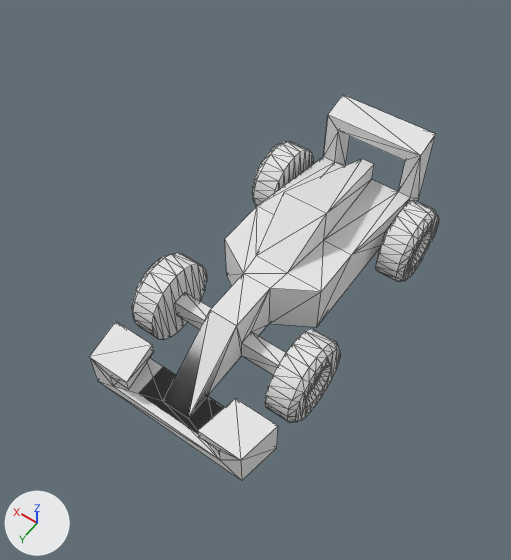
Renders of the OBJ model Assets/Models/carFormula.obj from each side of a commit.
One viewpoint serves both versions: a 50 mm lens placed at (-1.23, 1.9, 3.09), pointed at (0.06, 0.1, 0.26). Lighting does not change. The marker at lower left points along +X, +Y and +Z. Mesh edges are drawn as thin lines. Where no turn or scale is listed for an object, it has been applied to the vertices.

Objects in the first picture: 'wheelBackLeft_2'.
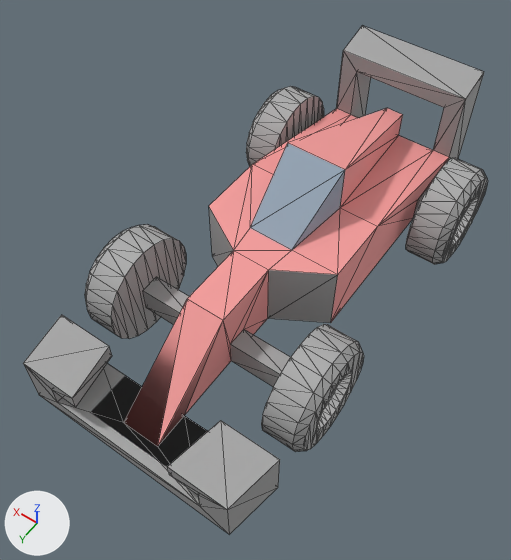
Edits to the bpy script that builds the scene:
```text
Change mat_wheelcover:
    mat_wheelcover.base_color: (0.8, 0.8, 0.8) -> (0.827, 0.827, 0.827)  # white #e7e7e7 -> white #ebebeb
    mat_wheelcover.roughness: 1.0 -> 0.693
Change mat_cartire:
    mat_cartire.base_color: (0.8, 0.8, 0.8) -> (0.412, 0.412, 0.412)  # white #e7e7e7 -> grey #acacac
    mat_cartire.roughness: 1.0 -> 0.693
Change mat_glass:
    mat_glass.base_color: (0.8, 0.8, 0.8) -> (0.298, 0.376, 0.467)  # white #e7e7e7 -> blue #94a5b6
    mat_glass.roughness: 1.0 -> 0.693
Change mat_paintred:
    mat_paintred.base_color: (0.8, 0.8, 0.8) -> (0.91, 0.333, 0.325)  # white #e7e7e7 -> pink #f59c9a
    mat_paintred.roughness: 1.0 -> 0.693
Change mat_plastic:
    mat_plastic.base_color: (0.8, 0.8, 0.8) -> (0.376, 0.376, 0.376)  # white #e7e7e7 -> grey #a5a5a5
    mat_plastic.roughness: 1.0 -> 0.693
Change mat_paintwhite:
    mat_paintwhite.base_color: (0.8, 0.8, 0.8) -> (0.953, 0.976, 0.961)  # white #e7e7e7 -> white #fafcfb
    mat_paintwhite.roughness: 1.0 -> 0.693
Change me_wheelbackleft_2:
    where me_wheelbackleft_2.from_pydata(...)  # 582 vertices, 1150 faces; spans x -0.5..0.5, y -1.08..0.91, z -0.08..0.57
    me_wheelbackleft_2 part 1: the loose piece of 120 vertices spanning x -0.5..-0.34, y -0.9..-0.46, z -0.08..0.36 is scaled about its middle by 1.27, then moved by (-0.12, -0.19, 0.14)
    me_wheelbackleft_2 part 2: the loose piece of 120 vertices spanning x 0.34..0.5, y 0.15..0.59, z -0.08..0.36 is deleted
    me_wheelbackleft_2 part 3: the loose piece of 120 vertices spanning x 0.34..0.5, y -0.9..-0.46, z -0.07..0.37 is deleted
    me_wheelbackleft_2 part 4: the loose piece of 120 vertices spanning x -0.5..-0.34, y 0.15..0.59, z -0.08..0.36 is deleted
    me_wheelbackleft_2 part 5: the loose piece of 102 vertices spanning x -0.48..0.48, y -1.08..0.91, z 0.0..0.57 is deleted
    remove me_wheelbackleft_2.materials.append(mat_glass)  # white #e7e7e7
    remove me_wheelbackleft_2.materials.append(mat_paintred)  # white #e7e7e7
    remove me_wheelbackleft_2.materials.append(mat_plastic)  # white #e7e7e7
    remove me_wheelbackleft_2.materials.append(mat_paintwhite)  # white #e7e7e7
Add ob_wheelfrontright_2:
    ob_wheelfrontright_2 = bpy.data.objects.new('wheelFrontRight_2', me_wheelfrontright_2)  # 120 vertices, 236 faces; spans x 0.435..0.635, y 0.188..0.748, z 0.007..0.567; in mat_wheelcover (white #ebebeb), mat_cartire (grey #acacac)
    ob_wheelfrontright_2.location = (0.0, 0.0, 0.0)
Add ob_wheelfrontleft_2:
    ob_wheelfrontleft_2 = bpy.data.objects.new('wheelFrontLeft_2', me_wheelfrontleft_2)  # 120 vertices, 236 faces; spans x -0.635..-0.435, y 0.188..0.748, z 0.007..0.567; in mat_wheelcover (white #ebebeb), mat_cartire (grey #acacac)
    ob_wheelfrontleft_2.location = (0.0, 0.0, 0.0)
Add ob_wheelbackright_2:
    ob_wheelbackright_2 = bpy.data.objects.new('wheelBackRight_2', me_wheelbackright_2)  # 120 vertices, 236 faces; spans x 0.435..0.635, y -1.142..-0.582, z 0.016..0.576; in mat_wheelcover (white #ebebeb), mat_cartire (grey #acacac)
    ob_wheelbackright_2.location = (0.0, 0.0, 0.0)
Add ob_body_2:
    ob_body_2 = bpy.data.objects.new('body_2', me_body_2)  # 102 vertices, 206 faces; spans x -0.62..0.62, y -1.37..1.16, z 0.1..0.82; in mat_paintred (pink #f59c9a), mat_glass (blue #94a5b6), mat_plastic (grey #a5a5a5), mat_paintwhite (white #fafcfb)
    ob_body_2.location = (0.0, 0.0, 0.0)
```

Changed parts and their boxes (x1, y1, x2, y2) in the pictures (511 x 560 px; the box of a moved part takes in the faces that stretch with it):
'body_2', added: after (23, 26, 484, 534)
    faces in mat_plastic (grey #a5a5a5): (23, 26, 484, 534)
    faces in mat_paintred (pink #f59c9b): (124, 108, 449, 447)
    faces in mat_glass (blue #94a5b6): (250, 143, 345, 250)
'wheelBackLeft_2', recoloured, surface changed, reshaped (76% narrower, 72% shorter): before (90, 95, 439, 481); after (406, 158, 488, 264)
'wheelFrontLeft_2', added: after (261, 324, 364, 452)
    faces in mat_cartire (grey #acacac): (261, 324, 364, 452)
    faces in mat_wheelcover (white #ebebeb): (317, 373, 351, 429)
'wheelFrontRight_2', added: after (85, 224, 186, 339)
'wheelBackRight_2', added: after (246, 86, 324, 166)
part 1 of me_wheelbackleft_2, moved or reshaped: before (375, 200, 439, 282); after (406, 158, 488, 264)
part 2 of me_wheelbackleft_2, deleted: before (132, 253, 207, 339)
part 3 of me_wheelbackleft_2, deleted: before (252, 141, 313, 206)
part 4 of me_wheelbackleft_2, deleted: before (265, 329, 340, 422)
part 5 of me_wheelbackleft_2, deleted: before (90, 95, 435, 481)
